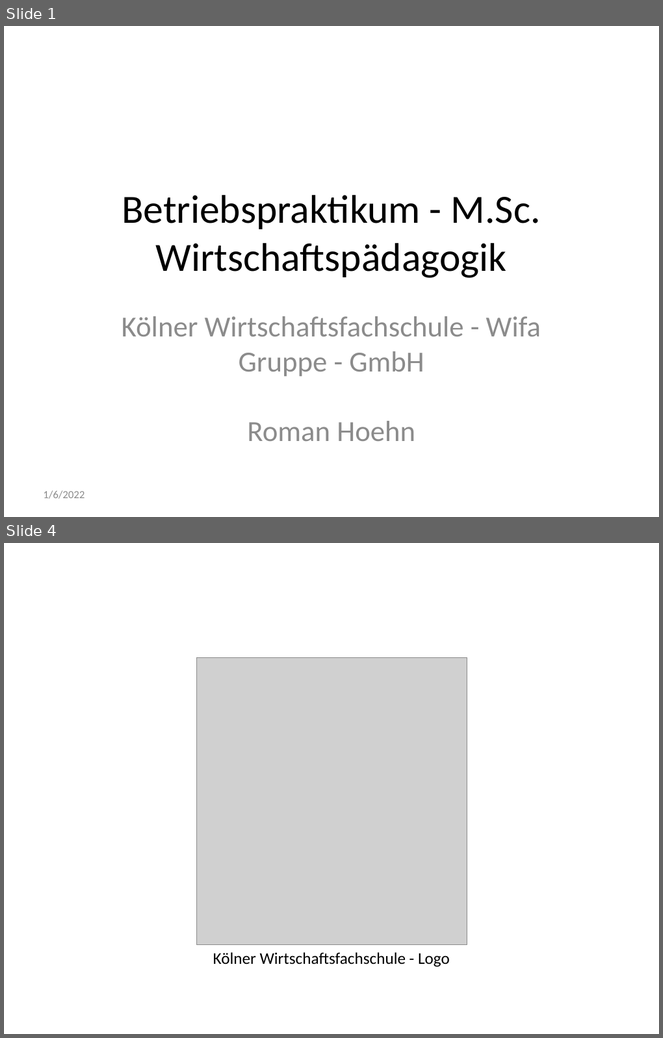
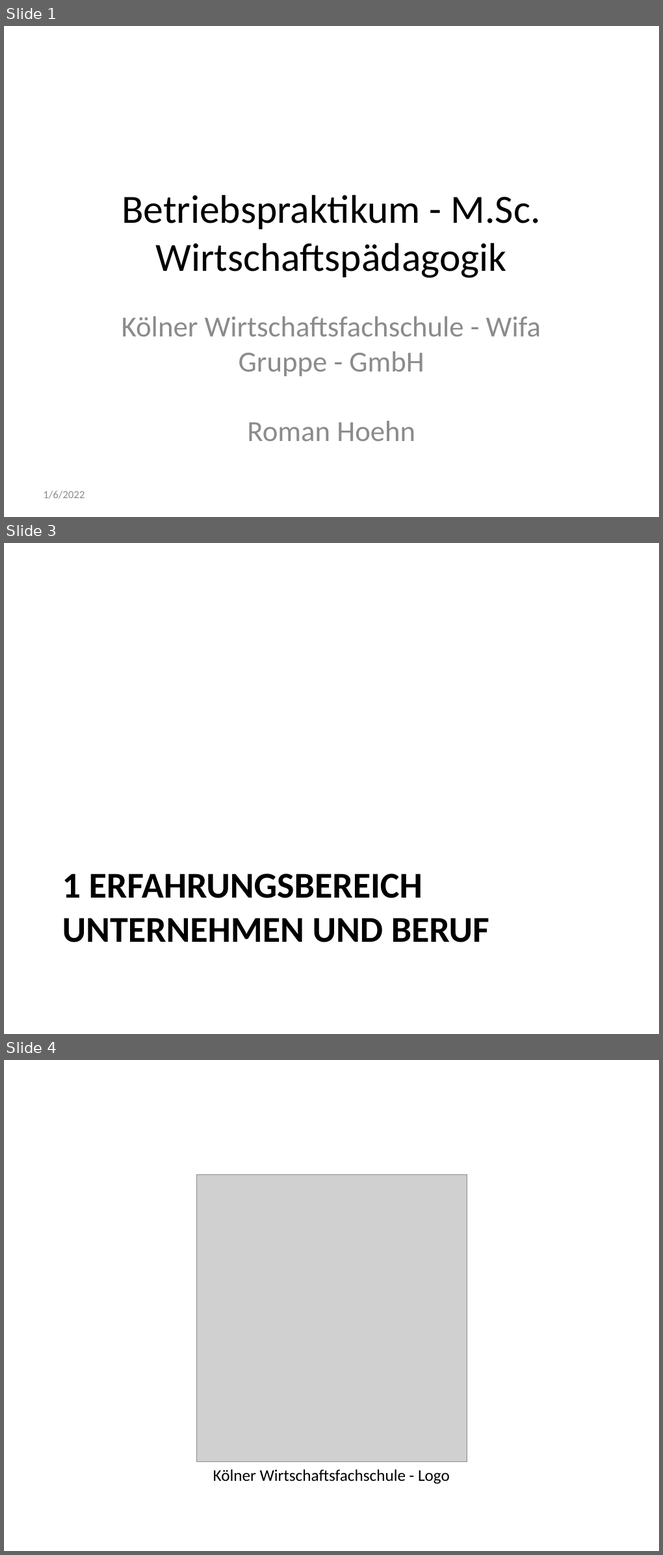
Before and after one commit to roman91DE/wipaed, a slide deck: praktikum/praesentation/praesentation.pptx. Shown one above the other, each under a label of ours: slides 1 and 4 before the commit, slides 1, 3 and 4 after it; the slides between them are not shown. The pictures are 663x1038 and 663x1555 pixels, drawn with LibreOffice and Linux fonts; fonts in the diff are those of the drawing; grey boxes stand for pictures. Boxes give left, top, right and bottom in pixels: in the first picture for what was removed or moved away, otherwise in the second. Text is boxed around its words. In the diff, an @@ line names an element or a change of style, - is before the commit and + after.

```diff
--- a/praktikum/praesentation/praesentation.pptx
+++ b/praktikum/praesentation/praesentation.pptx
@@ slide 3 added at [4, 543, 659, 1034], background #FFFFFF @@
@@ title added at [62, 874, 490, 943], 40 pt, text #000000, bold @@
+1 ERFAHRUNGSBEREICH UNTERNEHMEN UND BERUF
```
Also in this commit, not shown: 2 slides changed, 4 other slides added, 2 slides removed, 3 other files.
